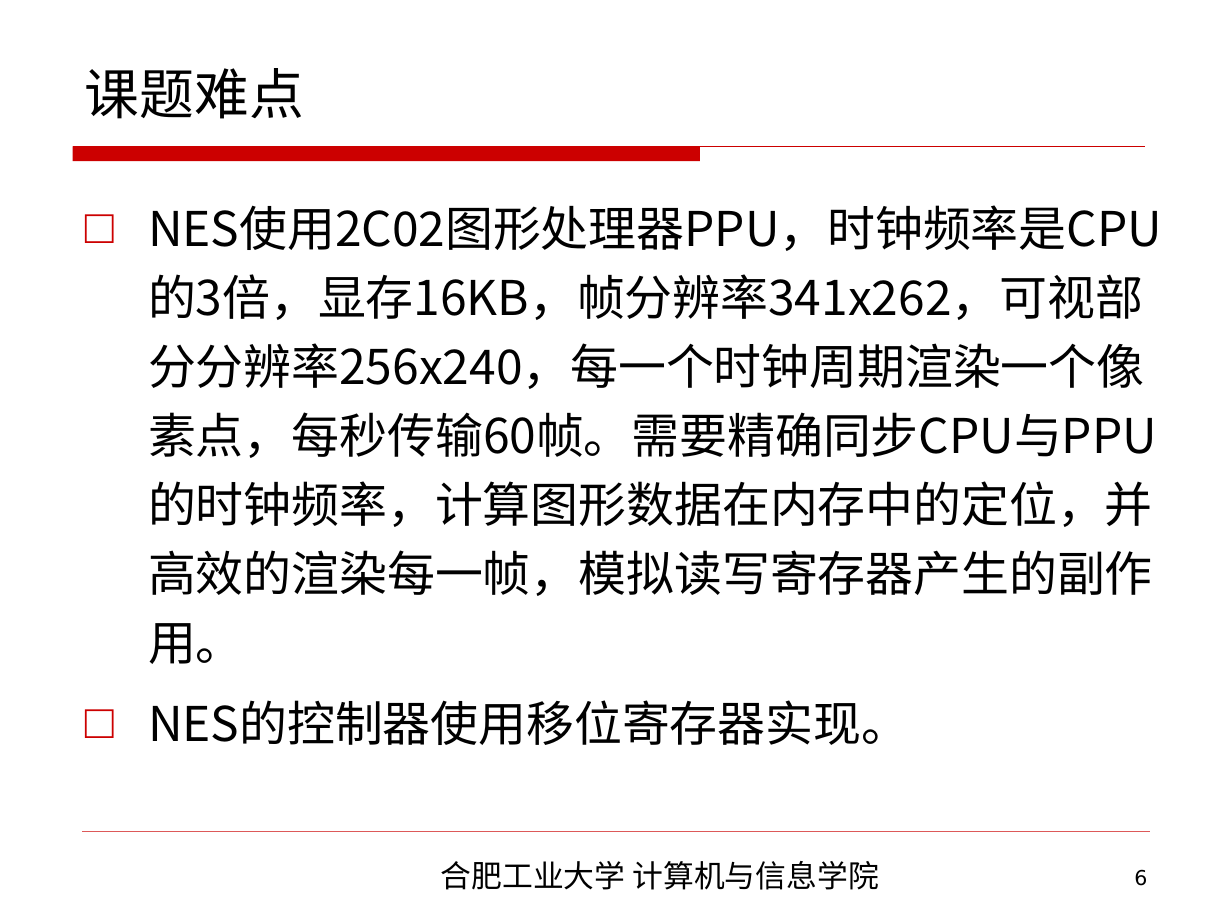
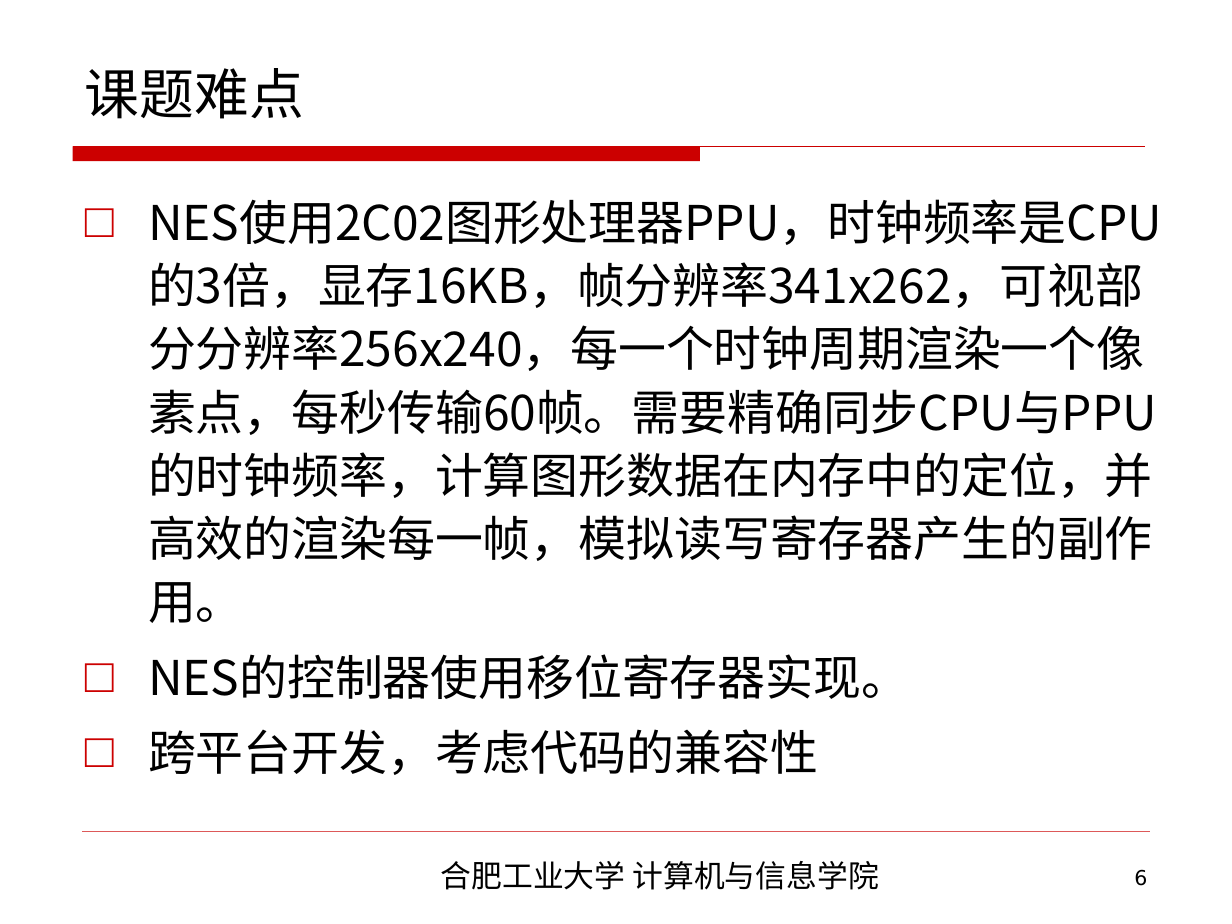
Before and after one commit to netcan/FCEmulator, a slide deck: slide 6 of notes/本科毕业设计开题汇报.ppt. Drawn at 1232x924 pixels with LibreOffice and Linux fonts; fonts in the diff are those of the drawing; background and template pictures are left out. Boxes give left, top, right and bottom in pixels: in the first picture for what was removed or moved away, otherwise in the second. Text is boxed around its words. In the diff, an @@ line names an element or a change of style, - is before the commit and + after.

```diff
--- a/notes/本科毕业设计开题汇报.ppt
+++ b/notes/本科毕业设计开题汇报.ppt
@@ text at bbox=[148, 199, 1162, 699]: line spacing 1.2 to 1.1 @@
@@ text at bbox=[148, 729, 818, 775]: paragraph added @@
+□ 跨平台开发，考虑代码的兼容性
```
Also in this commit, not shown: 3 other slides changed, 2 other files.
